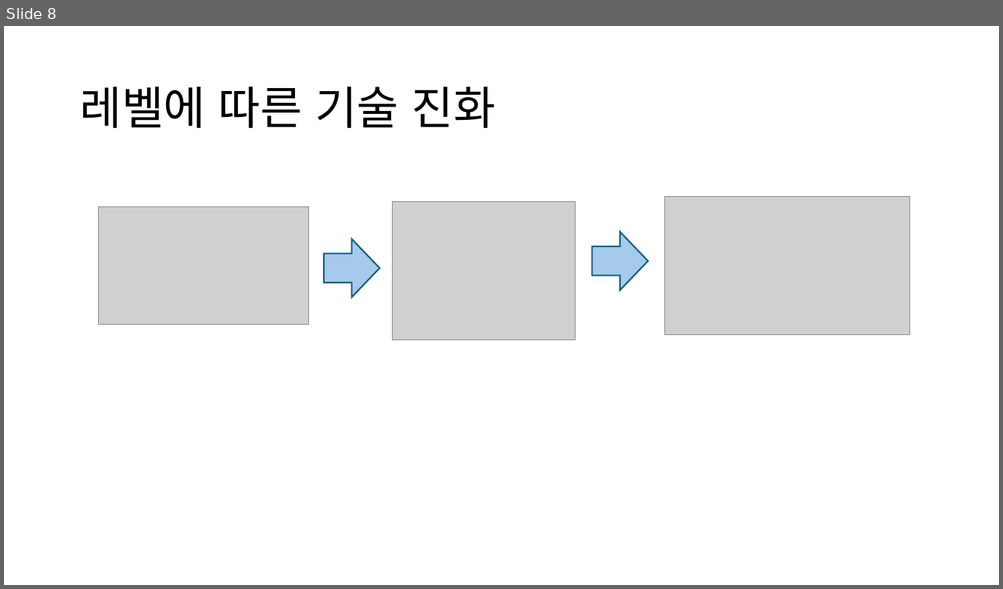
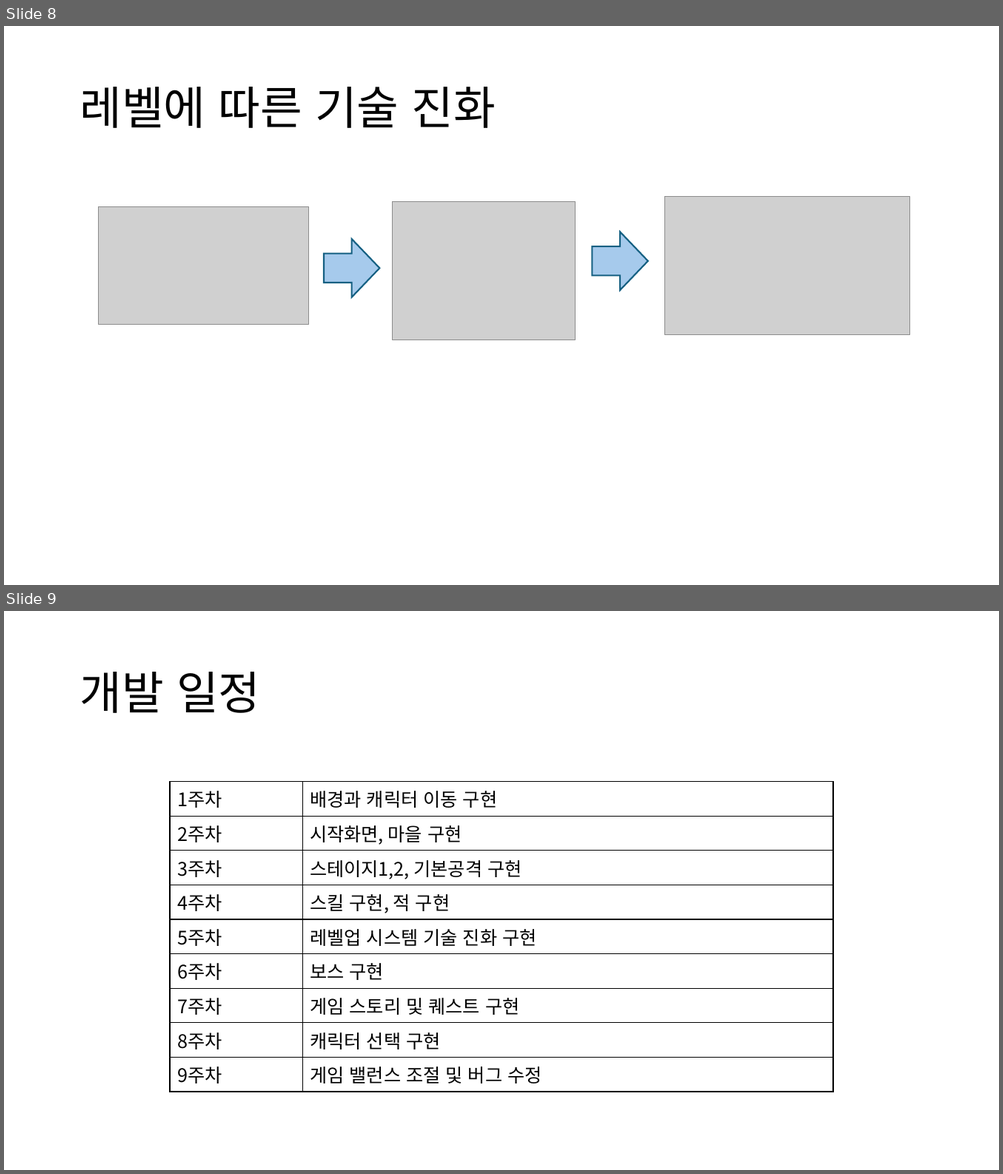
Before and after one commit to ToughGuyClub/Quagsire_revenge, a slide deck: 2D게임프로그래밍.pptx. Shown one above the other, each under a label of ours: slide 8 before the commit, slides 8 and 9 after it. The pictures are 1003x589 and 1003x1174 pixels, drawn with LibreOffice and Linux fonts; fonts in the diff are those of the drawing; grey boxes stand for pictures. Boxes give left, top, right and bottom in pixels: in the first picture for what was removed or moved away, otherwise in the second. Text is boxed around its words. In the diff, an @@ line names an element or a change of style, - is before the commit and + after.

Commit message:
발표자료 수정

```diff
--- a/2D게임프로그래밍.pptx
+++ b/2D게임프로그래밍.pptx
@@ slide 9 added at [4, 611, 999, 1170], background #FFFFFF @@
@@ title added at [79, 672, 260, 713], 44 pt, text #000000 @@
+개발 일정
@@ table added at [170, 782, 833, 1087], 9 rows, 2 columns @@
+1주차 | 배경과 캐릭터 이동 구현
+2주차 | 시작화면, 마을 구현
+3주차 | 스테이지1,2, 기본공격 구현
+4주차 | 스킬 구현, 적 구현
+5주차 | 레벨업 시스템 기술 진화 구현
+6주차 | 보스 구현
+7주차 | 게임 스토리 및 퀘스트 구현
+8주차 | 캐릭터 선택 구현
+9주차 | 게임 밸런스 조절 및 버그 수정
```
Also in this commit, not shown: 1 slide removed.
